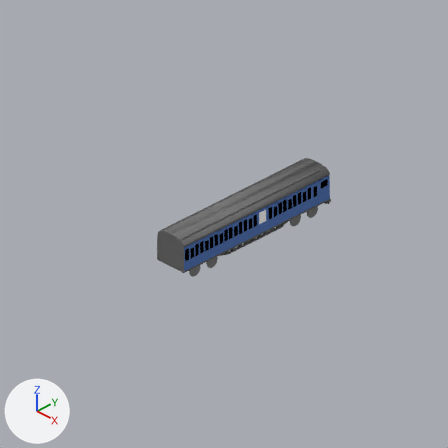
The Blender file br-205-c.blend, before and after one commit.
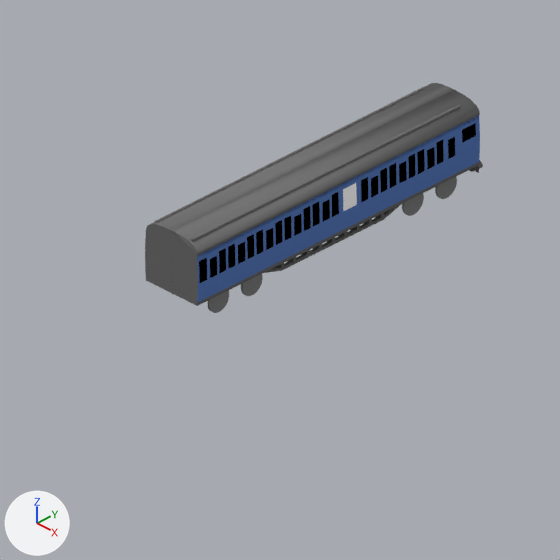
Old and new are each drawn from the file's camera 'Camera' and again close up on the part from 18% to 83% of the width and 26% to 90% of the height. Arrows for +X, +Y and +Z are at lower left; the lights stay in place.
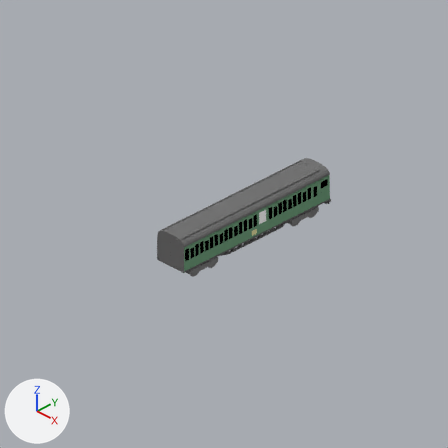
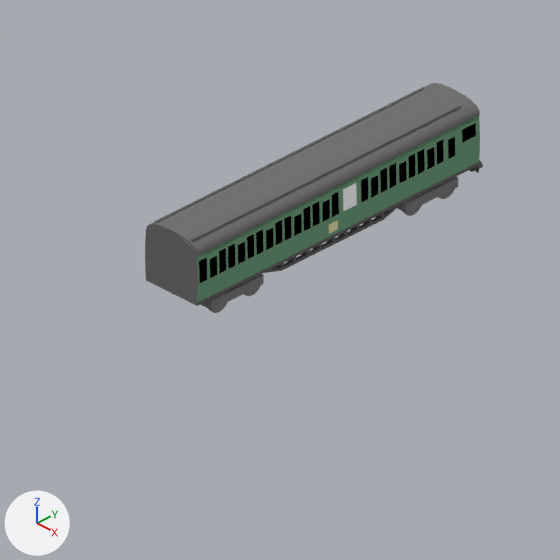
Location of each change, (x1, y1, x2, y2) in pixels of the close-ups (560 x 560 px):
'Plane.030', recoloured (blue to green)
    both: (197, 147, 480, 303)
'Plane.029', recoloured (blue to green)
    both: (198, 143, 480, 287)
'Plane.032', recoloured (blue to green)
    both: (197, 118, 479, 262)
'Plane.031', recoloured (blue to green)
    both: (197, 115, 479, 259)
'Cube.043', rescaled (not visible before)
    after: (200, 274, 264, 310)
'Cube.042', rescaled (not visible before)
    after: (397, 177, 458, 213)
'Plane.158', recoloured (blue to green)
    both: (455, 130, 462, 155)
'Plane.157', recoloured
    both: (462, 136, 476, 152)
'Plane.146', recoloured
    both: (356, 181, 361, 204)
'Plane.168', recoloured
    both: (476, 122, 480, 145)
'Plane.036', added
    after: (329, 220, 338, 234)
'Plane.153', recoloured
    both: (319, 200, 323, 223)
'Plane.174', recoloured
    both: (273, 224, 276, 246)
'Plane.143', recoloured
    both: (424, 148, 428, 170)
'Plane.026', recoloured
    both: (378, 171, 381, 194)
'Plane.147', recoloured
    both: (406, 157, 409, 179)
'Plane.171', recoloured
    both: (245, 238, 248, 260)
'Plane.159', recoloured
    both: (301, 210, 304, 232)
'Plane.142', recoloured
    both: (434, 143, 437, 165)
'Plane.154', recoloured
    both: (329, 195, 332, 218)
'Plane.170', recoloured
    both: (217, 252, 219, 274)
'Plane.165', recoloured
    both: (210, 253, 217, 259)
'Plane.166', recoloured
    both: (238, 239, 245, 245)
'Plane.162', recoloured
    both: (294, 211, 301, 217)
'Plane.150', recoloured
    both: (399, 158, 406, 164)
'Plane.151', recoloured
    both: (322, 197, 329, 203)
'Plane.144', recoloured
    both: (427, 144, 434, 150)
'Plane.019', recoloured
    both: (371, 172, 378, 178)
'Plane.164', recoloured
    both: (448, 134, 455, 140)
'Plane.167', recoloured
    both: (266, 225, 273, 231)
part 1 of me_suzanne_001, shading changed
    both: (147, 83, 480, 256)

What changed in the scene script:
```text
Change mat_maincolour1:
    mat_maincolour1.base_color: (0.0998, 0.194, 0.494) -> (0.169, 0.35, 0.209)  # blue #597abb -> green #72a07e
Change mat_maincolour2:
    mat_maincolour2.base_color: (0.0997, 0.194, 0.494) -> (0.169, 0.35, 0.209)  # blue #597abb -> green #72a07e
Add mat_logo:
    mat_logo = diffuse_material('Logo')
    mat_logo.base_color = (0.8, 0.76, 0.4)  # beige #e7e2aa
Change me_suzanne_001:
    where me_suzanne_001.from_pydata(...)  # 46 vertices, 51 faces; spans x -1.0..1.0, y 2.44..2.84, z -4.02..7.01
    used by ob_suzanne_001; location = (0.0, 0.0, 0.0); rotation_euler = (1.571, 0.0, -15.71), in degrees (90, 0, 180); scale = (1.0, 1.0, 1.0)
    me_suzanne_001 part 1: all faces are now shaded flat (34 of 51 changed)
Add me_plane_007:
    me_plane_007.from_pydata([(0.207, 2.172, 7.016), (0.208, 1.871, 7.016), (-0.152, 2.172, 7.016), (-0.152, 1.871, 7.016)], [], [(1, 0, 2), (3, 1, 2)])
    me_plane_007.materials.append(mat_logo)  # beige #e7e2aa
Change ob_cube_043:
    ob_cube_043.scale: (1.0, 1.0, 1.0) -> (2.2, 1.0, 1.2)
Change ob_cube_042:
    ob_cube_042.scale: (1.0, 1.0, 1.0) -> (2.2, 1.0, 1.2)
Add ob_plane_036:
    ob_plane_036 = bpy.data.objects.new('Plane.036', me_plane_007)
    ob_plane_036.location = (8.02, 1.26, -0.81)
    ob_plane_036.rotation_euler = (1.571, 0.0, -14.14)  # degrees (90, 0, 270)
    ob_plane_036.scale = (-1.0, 1.0, 1.0)
```
